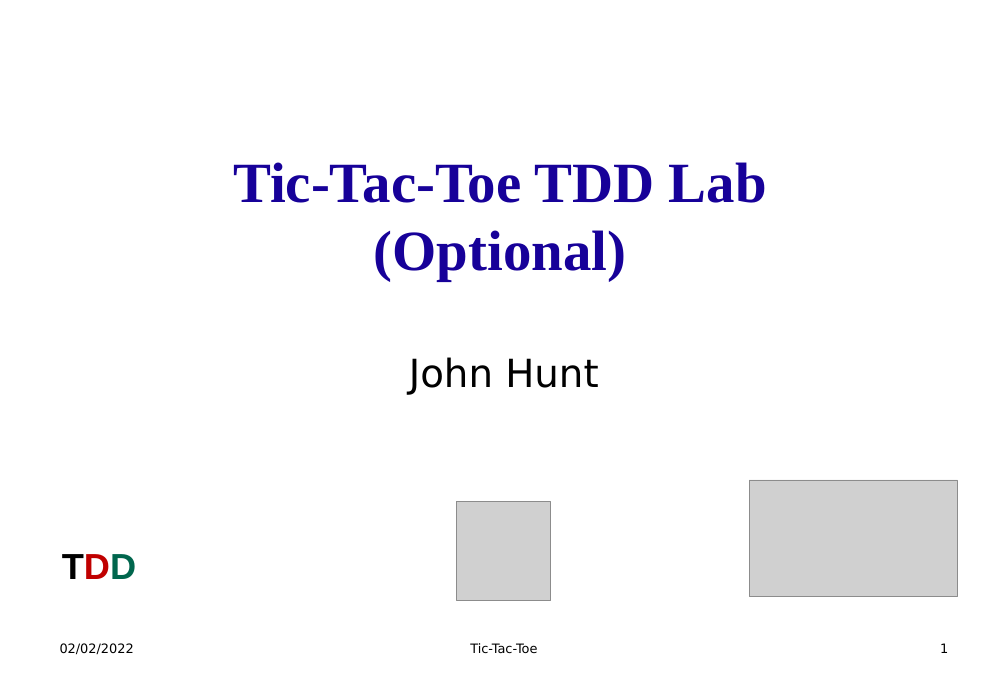
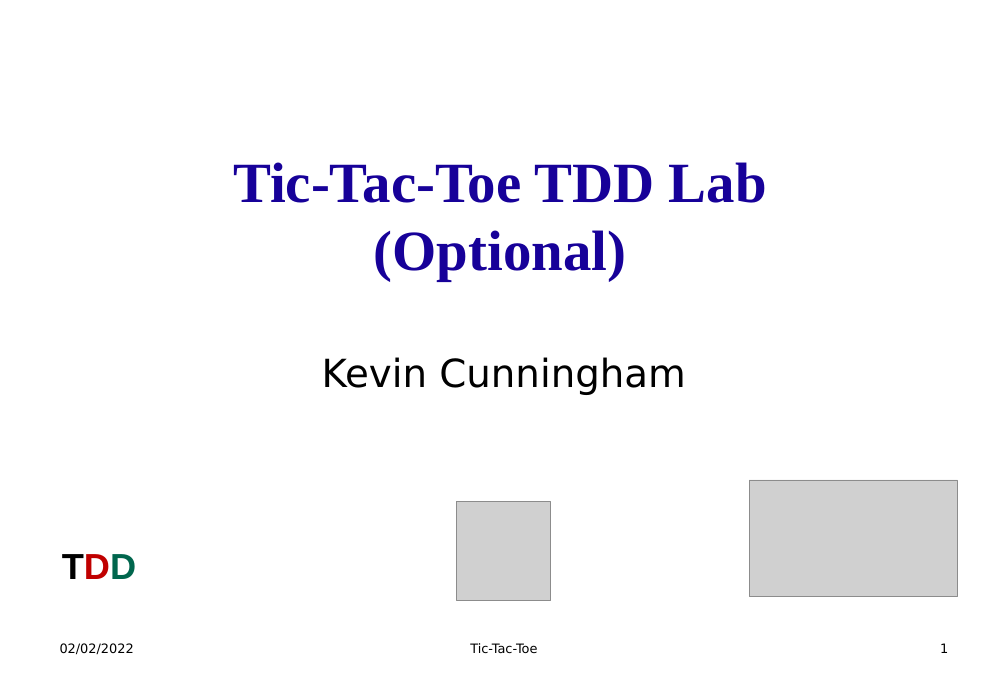
Before and after one commit to doingandlearning/bbc-tdd-oct-2024, a slide deck: slide 1 of slides/07-TDD-Tic-Tac-Toe-Lab.pptx. Drawn at 1008x698 pixels with LibreOffice and Linux fonts; fonts in the diff are those of the drawing; grey boxes stand for pictures; background and template pictures are left out. Boxes give left, top, right and bottom in pixels: in the first picture for what was removed or moved away, otherwise in the second. Text is boxed around its words. In the diff, an @@ line names an element or a change of style, - is before the commit and + after.

Commit message:
updates slides

```diff
--- a/slides/07-TDD-Tic-Tac-Toe-Lab.pptx
+++ b/slides/07-TDD-Tic-Tac-Toe-Lab.pptx
@@ subtitle at [322,357,685,395]: text changed @@
-John Hunt
+Kevin Cunningham
```
Also in this commit, not shown: 1 other file.
